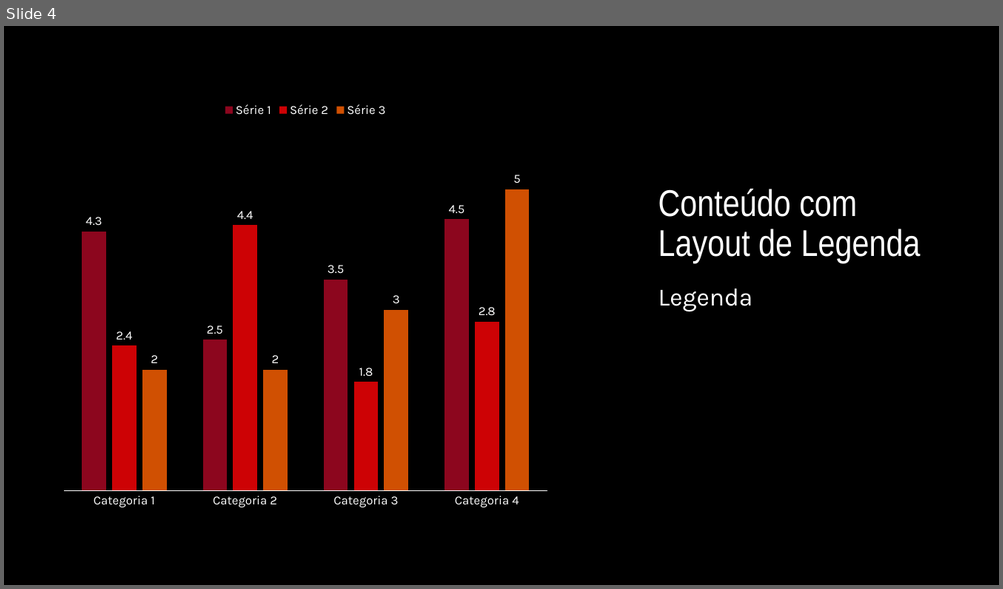
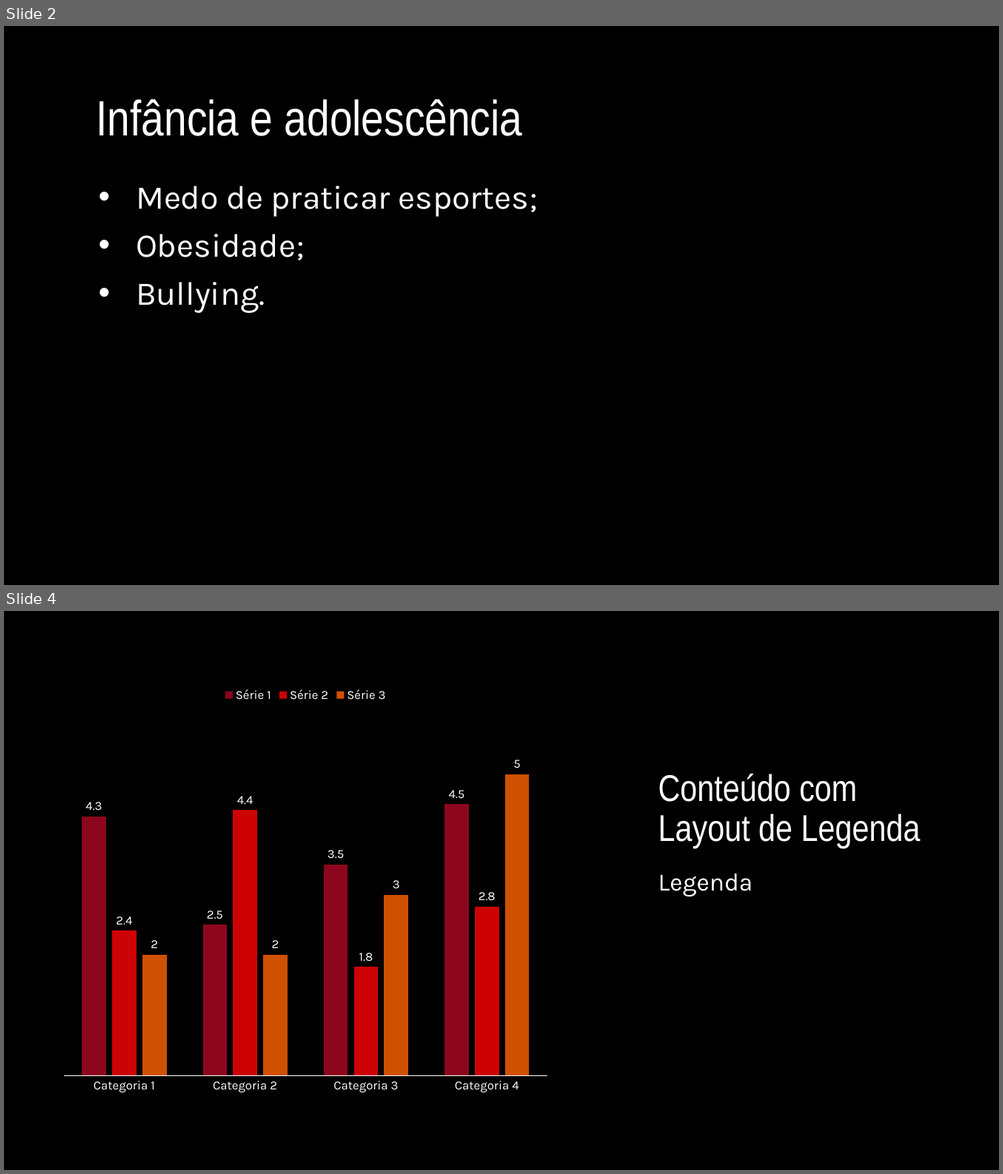
Before and after one commit to MiguelMolina777/ProjetoIndividualBasquete, a slide deck: BASKA’s CLUB.pptx. Shown one above the other, each under a label of ours: slide 4 before the commit, slides 2 and 4 after it; the slides between them are not shown. The pictures are 1003x589 and 1003x1174 pixels, drawn with LibreOffice and Linux fonts; fonts in the diff are those of the drawing; background and template pictures are left out. Boxes give left, top, right and bottom in pixels: in the first picture for what was removed or moved away, otherwise in the second. Text is boxed around its words. In the diff, an @@ line names an element or a change of style, - is before the commit and + after.

```diff
--- a/BASKA’s CLUB.pptx
+++ b/BASKA’s CLUB.pptx
@@ slide 2 added at (4,26,999,585), background picture (left out) @@
@@ title added at (96,99,523,136), 48 pt, text #FFFFFF @@
+Infância e adolescência
@@ text added at (136,186,538,313), 32 pt, text #FFFFFF @@
+• Medo de praticar esportes;
+• Obesidade;
+• Bullying.
```
Also in this commit, not shown: 2 slides changed, 1 other slide added, 2 slides removed, 9 other files.
